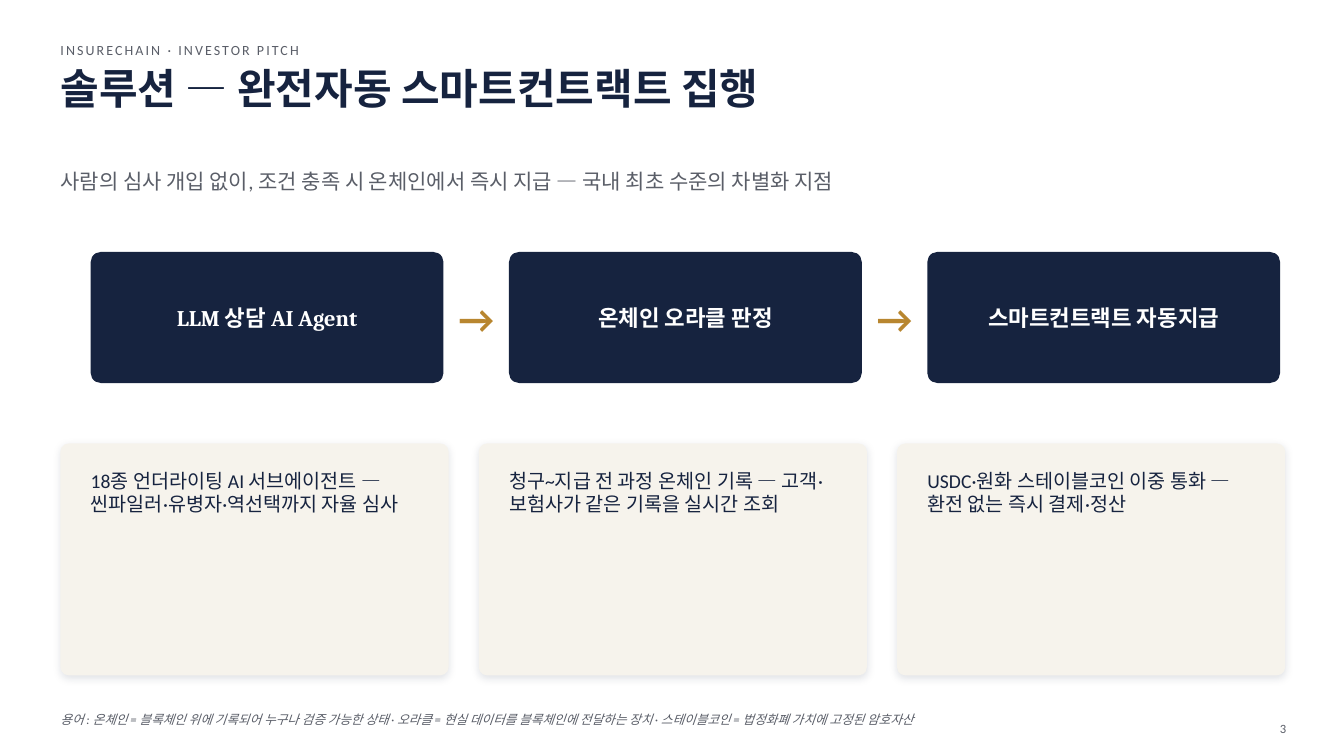
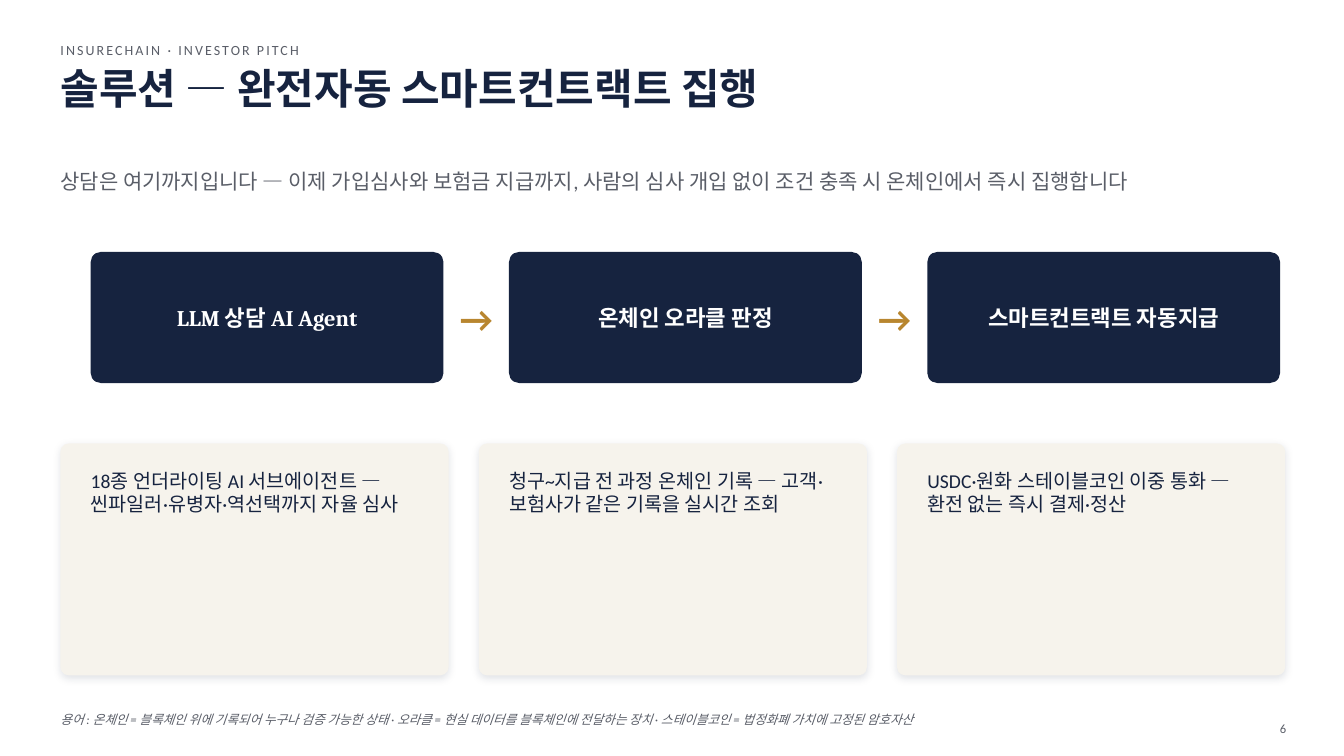
Before and after one commit to leeyonsei78/capstone_project_alpha, a slide deck: slide 6 of 인슈어체인_투자피칭_발표자료.pptx (slide 3 before the commit). Drawn at 1344x756 pixels with LibreOffice and Linux fonts; fonts in the diff are those of the drawing. Boxes give left, top, right and bottom in pixels: in the first picture for what was removed or moved away, otherwise in the second. Text is boxed around its words. In the diff, an @@ line names an element or a change of style, - is before the commit and + after.

```diff
--- a/인슈어체인_투자피칭_발표자료.pptx
+++ b/인슈어체인_투자피칭_발표자료.pptx
@@ text at [60, 171, 1128, 192]: text changed @@
-사람의 심사 개입 없이, 조건 충족 시 온체인에서 즉시 지급 — 국내 최초 수준의 차별화 지점
+상담은 여기까지입니다 — 이제 가입심사와 보험금 지급까지, 사람의 심사 개입 없이 조건 충족 시 온체인에서 즉시 집행합니다
@@ text "→" at [444, 252, 509, 383]: size 28 to 26 pt @@
@@ text "→" at [862, 252, 928, 383]: size 28 to 26 pt @@
@@ page number at [1280, 724, 1286, 733]: text changed @@
-3
+6
```
Also in this commit, not shown: 9 other slides changed, 5 slides added.
